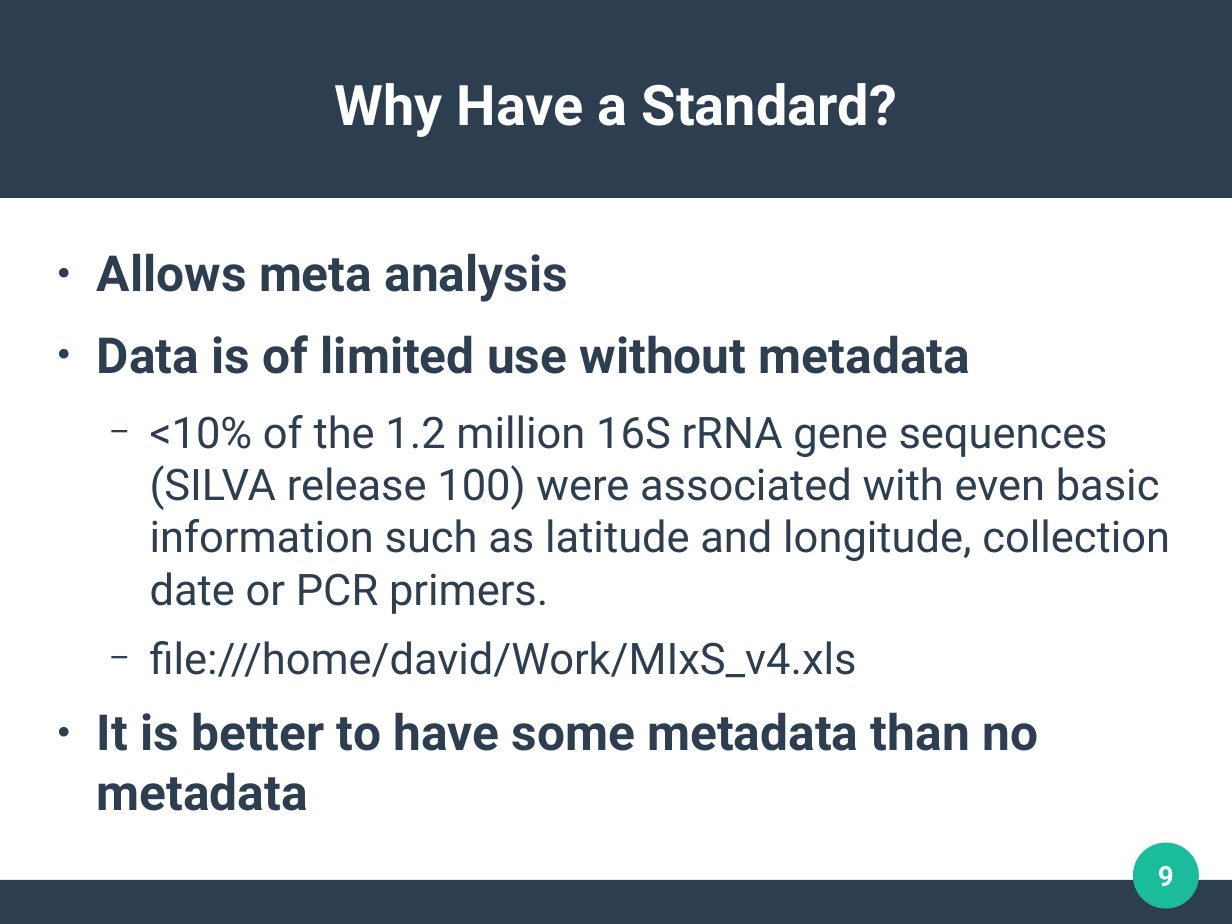
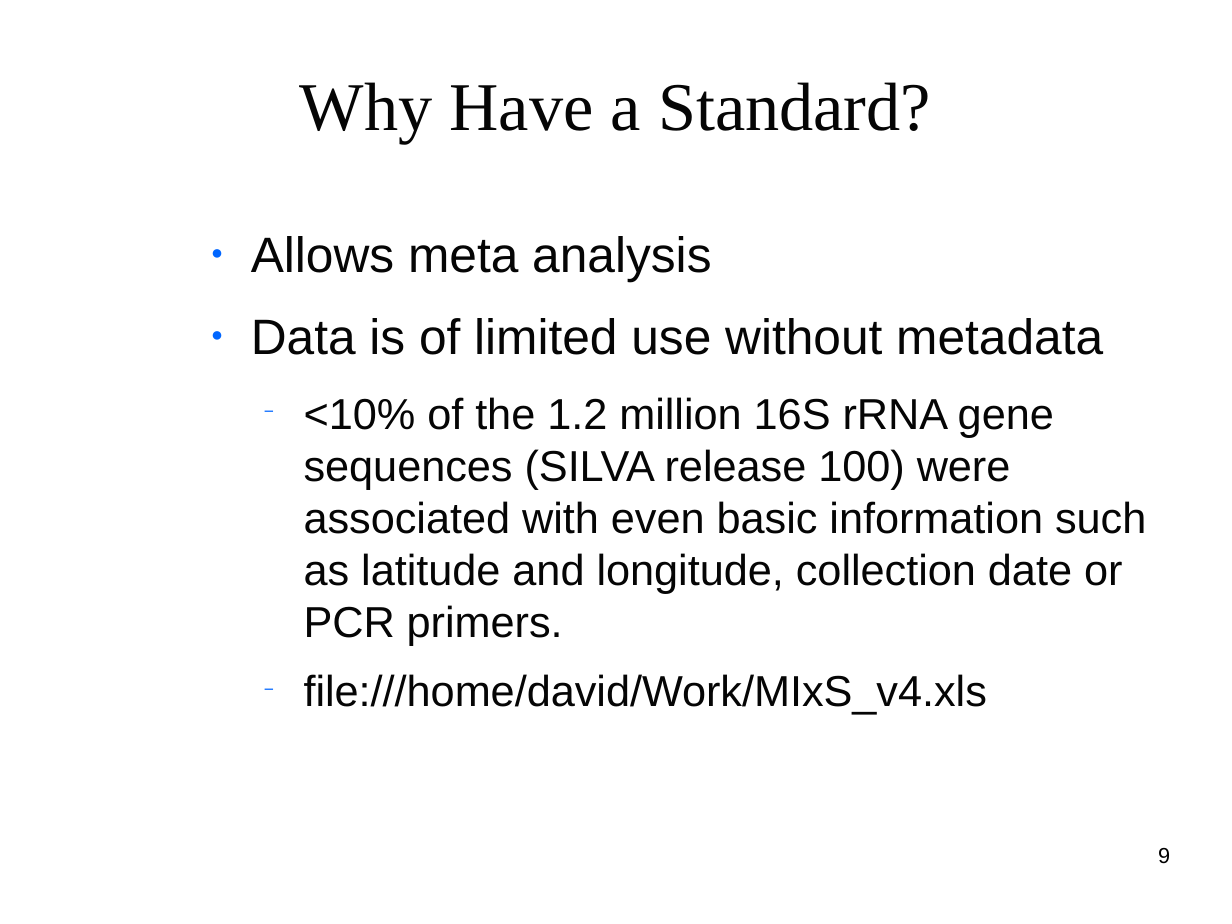
Before and after one commit to clemente-lab/mmeds-meta, a slide deck: slide 9 of sql/mmeds.odp. Drawn at 1232x924 pixels with LibreOffice and Linux fonts; fonts in the diff are those of the drawing; background and template pictures are left out. Boxes give left, top, right and bottom in pixels: in the first picture for what was removed or moved away, otherwise in the second. Text is boxed around its words. In the diff, an @@ line names an element or a change of style, - is before the commit and + after.

```diff
--- a/sql/mmeds.odp
+++ b/sql/mmeds.odp
@@ rectangle removed at box(0, 0, 1232, 198) @@
@@ title "Why Have a Standard?" at box(300, 82, 931, 144): size 36 to 44 pt, font Roboto to Times New Roman, text colour #FFFFFF to #050505, bold off @@
@@ text "Allows meta analysis": place and size @@
-text "Allows meta analysis" at box(97, 253, 1170, 811)
+text "Allows meta analysis" at box(251, 236, 1146, 714)
@@ text "Allows meta analysis" at box(251, 236, 1146, 714): font Roboto to Arial, text colour #2C3E50 to #050505; bold off in "Allows meta analysis", "Data is of limited use without metadata"; size 28 to 27.9 pt in "<10% of the 1.2 million 16S rRNA ...", "file:///home/david/Work/MIxS_v4.xls"; bullet colour #2C3E50 to #0066FF @@
@@ text at box(97, 712, 1038, 811): paragraph removed @@
-● It is better to have some metadata than no metadata
@@ page number: place and size @@
-page number at box(1158, 866, 1174, 887)
+page number at box(1158, 848, 1170, 864)
@@ page number at box(1158, 848, 1170, 864): size 18 to 14 pt, font Roboto to Arial, text colour #FFFFFF to #000000, bold off; alignment centre to right; vertical alignment middle to top @@
@@ ellipse removed at box(1134, 843, 1200, 909) @@
@@ rectangle removed at box(0, 880, 1232, 923) @@
```
Also in this commit, not shown: 24 other slides changed, 3 slides added, 4 other files.
